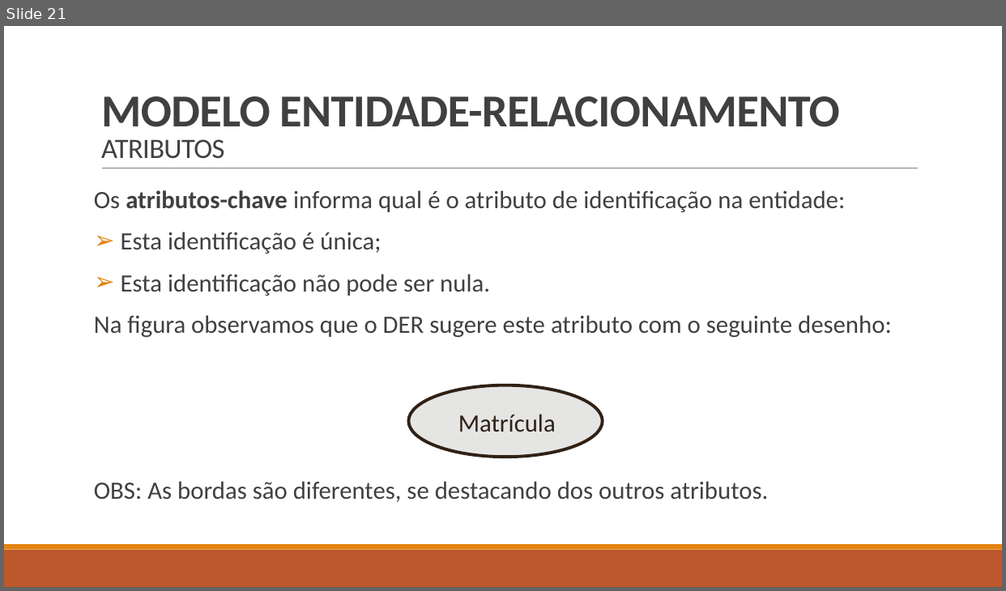
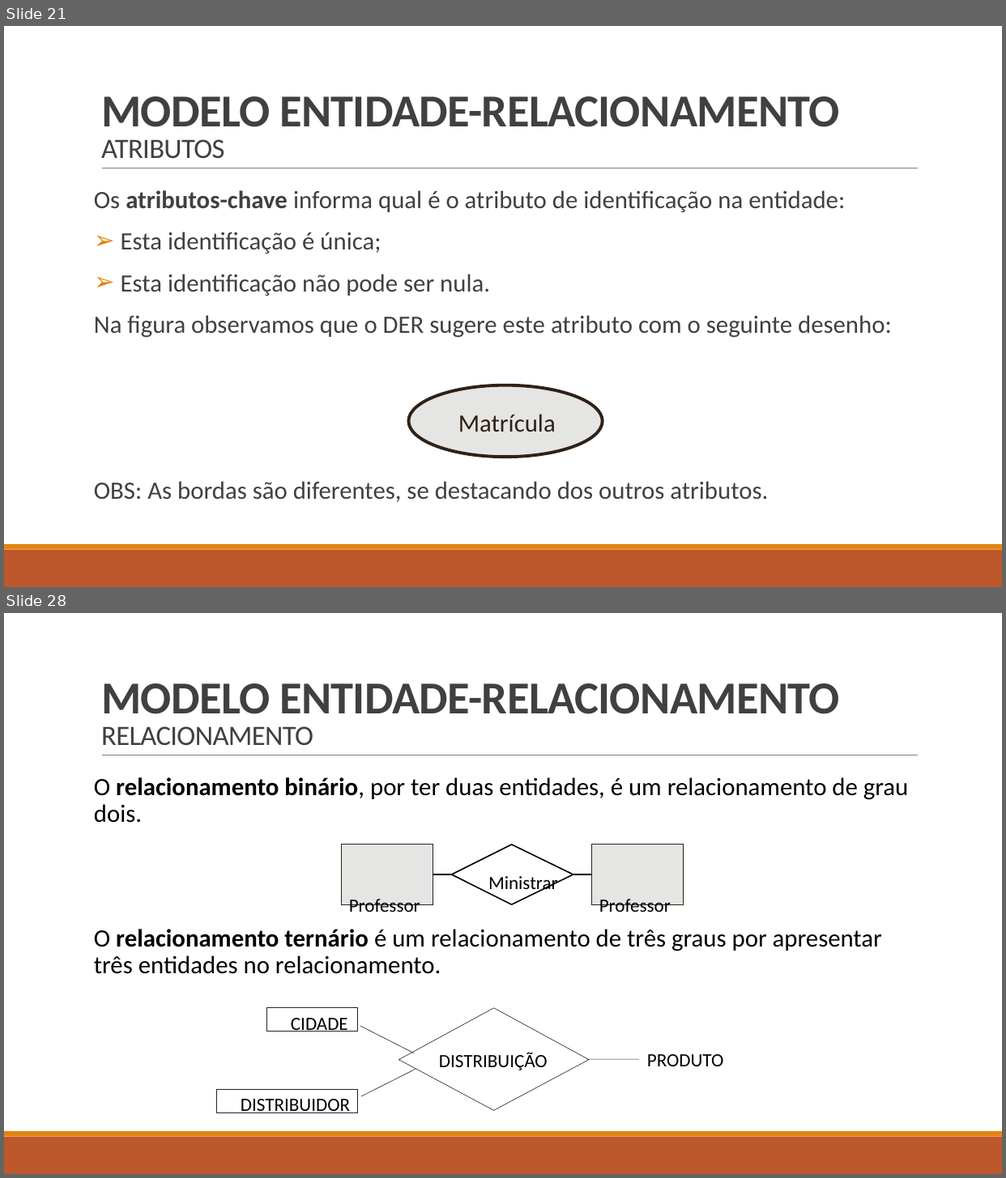
Before and after one commit to LucasHerculanoAmaro/Minhas-Aulas, a slide deck: Euripedes Simões de Paula/Banco de Dados/Aula 5/Projeto de banco de dados.pptx. Shown one above the other, each under a label of ours: slide 21 before the commit, slides 21 and 28 after it; the slides between them are not shown. The pictures are 1006x591 and 1006x1178 pixels, drawn with LibreOffice and Linux fonts; fonts in the diff are those of the drawing. Boxes give left, top, right and bottom in pixels: in the first picture for what was removed or moved away, otherwise in the second. Text is boxed around its words. In the diff, an @@ line names an element or a change of style, - is before the commit and + after.

Commit message:
Atualizando o slide da aula 5 (adicionando slides sobre atriutos e Modelo Entidade-Relacionamento)

```diff
--- a/Euripedes Simões de Paula/Banco de Dados/Aula 5/Projeto de banco de dados.pptx
+++ b/Euripedes Simões de Paula/Banco de Dados/Aula 5/Projeto de banco de dados.pptx
@@ slide 28 added at box(4, 613, 1002, 1174), background #FFFFFF; not listed: 3 template elements that a slide beside it also shows @@
@@ title added at box(101, 683, 840, 746), 44 pt, text #404040, bold @@
+MODELO ENTIDADE-RELACIONAMENTO
+RELACIONAMENTO
@@ text added at box(94, 770, 918, 1126), fill #FFFFFF, outline #FFFFFF 1.25 pt, 24 pt, text #000000 @@
+O relacionamento binário, por ter duas entidades, é um relacionamento de grau dois.
+O relacionamento ternário é um relacionamento de três graus por apresentar três entidades no relacionamento.
@@ freeform shape added at box(342, 845, 433, 905), fill #E5E5E4, outline #2F2115 0.72 pt, 18 pt, text #000000 @@
+Professor
@@ freeform shape added at box(452, 845, 573, 905), fill #FFFFFF, outline #000000 1.25 pt, 18 pt, text #000000 @@
+Ministrar
@@ freeform shape added at box(592, 845, 683, 905), fill #E5E5E4, outline #2F2115 0.72 pt, 18 pt, text #000000 @@
+Professor
@@ line added from (433, 875) to (452, 875), #000000 1 pt @@
@@ line added from (573, 875) to (592, 875), #000000 1 pt @@
@@ freeform shape added at box(266, 1008, 358, 1032), outline #2F2115 0.47 pt, 18 pt, text #000000 @@
+CIDADE
@@ freeform shape added at box(360, 1010, 414, 1070), outline #2F2115 0.47 pt @@
@@ freeform shape added at box(398, 1008, 589, 1111), outline #2F2115 0.47 pt @@
@@ freeform shape added at box(361, 1054, 415, 1113), outline #2F2115 0.47 pt @@
@@ text added at box(439, 1052, 548, 1071), 18 pt, text #000000 @@
+DISTRIBUIÇÃO
@@ freeform shape added at box(587, 1059, 639, 1059), outline #2F2115 0.47 pt @@
@@ text added at box(647, 1054, 723, 1067), 18 pt, text #000000 @@
+PRODUTO
@@ freeform shape added at box(216, 1090, 358, 1113), outline #2F2115 0.47 pt, 18 pt, text #000000 @@
+DISTRIBUIDOR
```
Also in this commit, not shown: 25 other slides added.
